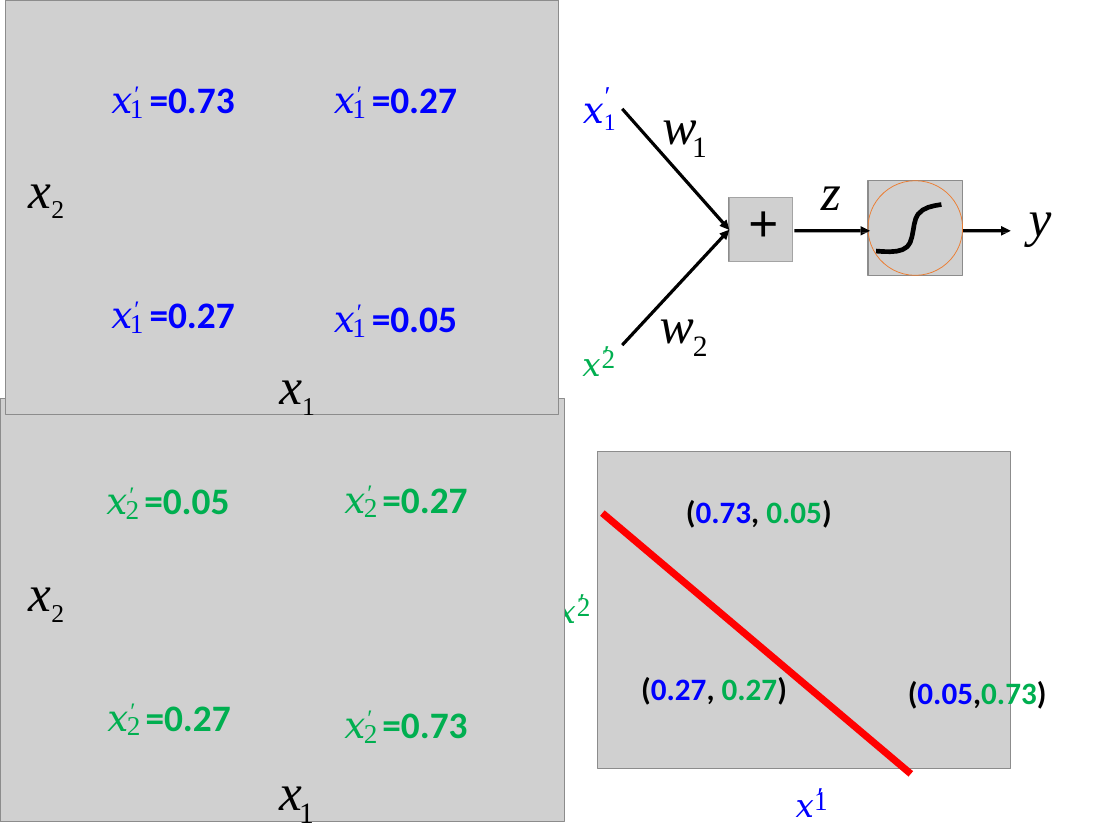
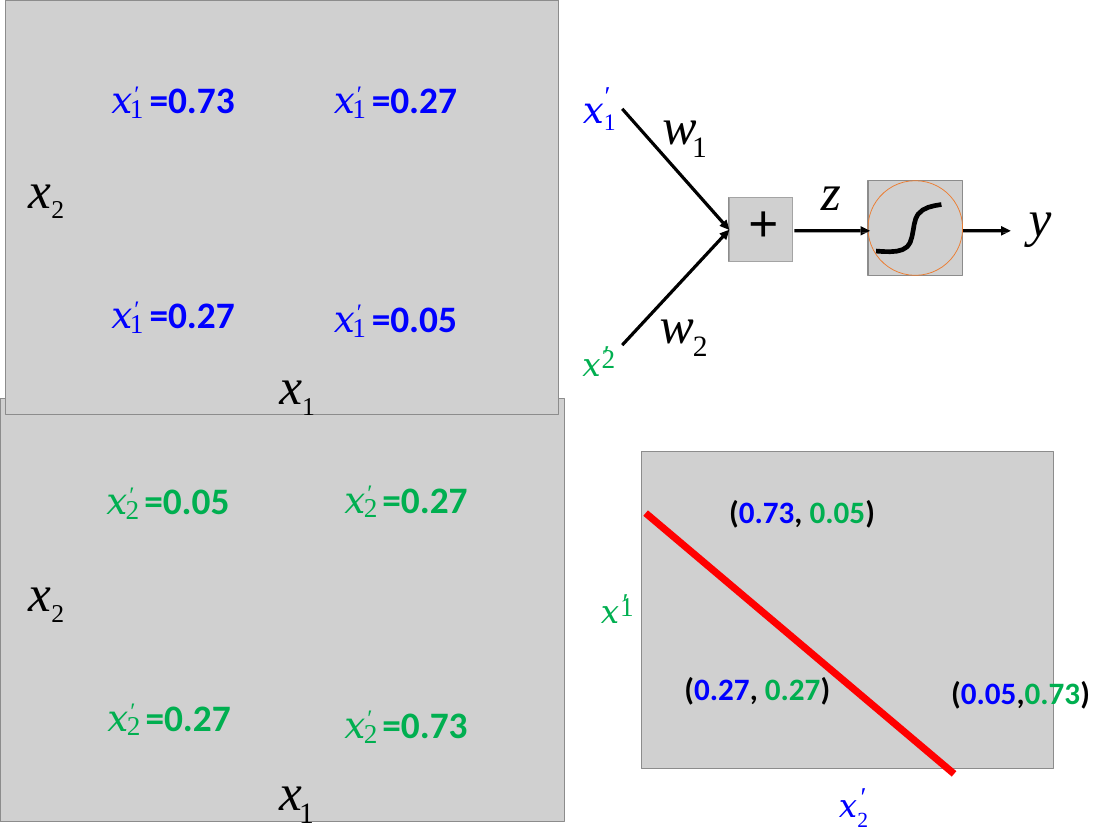
Before and after one commit to andy6804tw/NTU-ML-Lecture, a slide deck: slide 29 of material/Lecture 5-Logistic Regression.pptx. Drawn at 1120x840 pixels with LibreOffice and Linux fonts; fonts in the diff are those of the drawing; grey boxes stand for pictures. Boxes give left, top, right and bottom in pixels: in the first picture for what was removed or moved away, otherwise in the second. Text is boxed around its words. In the diff, an @@ line names an element or a change of style, - is before the commit and + after.

```diff
--- a/material/Lecture 5-Logistic Regression.pptx
+++ b/material/Lecture 5-Logistic Regression.pptx
@@ freeform shape: place and size @@
-freeform shape at <box>603,513,911,774</box>
+freeform shape at <box>645,513,953,774</box>
@@ text "1": place and size @@
-text "1" at <box>814,789,828,810</box>
+text "1" at <box>620,595,634,616</box>
@@ text "1" at <box>620,595,634,616</box>: text colour #0000FF to #00AF50, letter spacing 0.5 to 0.4 pt @@
@@ 5 texts, 1 picture: place and size @@
-5 texts, 1 picture at <box>558,451,1047,817</box>
+5 texts, 1 picture at <box>601,451,1090,817</box>
@@ text "2": place and size @@
-text "2" at <box>577,595,591,616</box>
+text "2" at <box>857,812,868,827</box>
@@ text "2" at <box>857,812,868,827</box>: size 17.5 to 24 pt, text colour #00AF50 to #0000FF, now subscript, letter spacing 0.4 to 2.2 pt @@
```
Also in this commit, not shown: 3 other slides changed, 2 other files.
